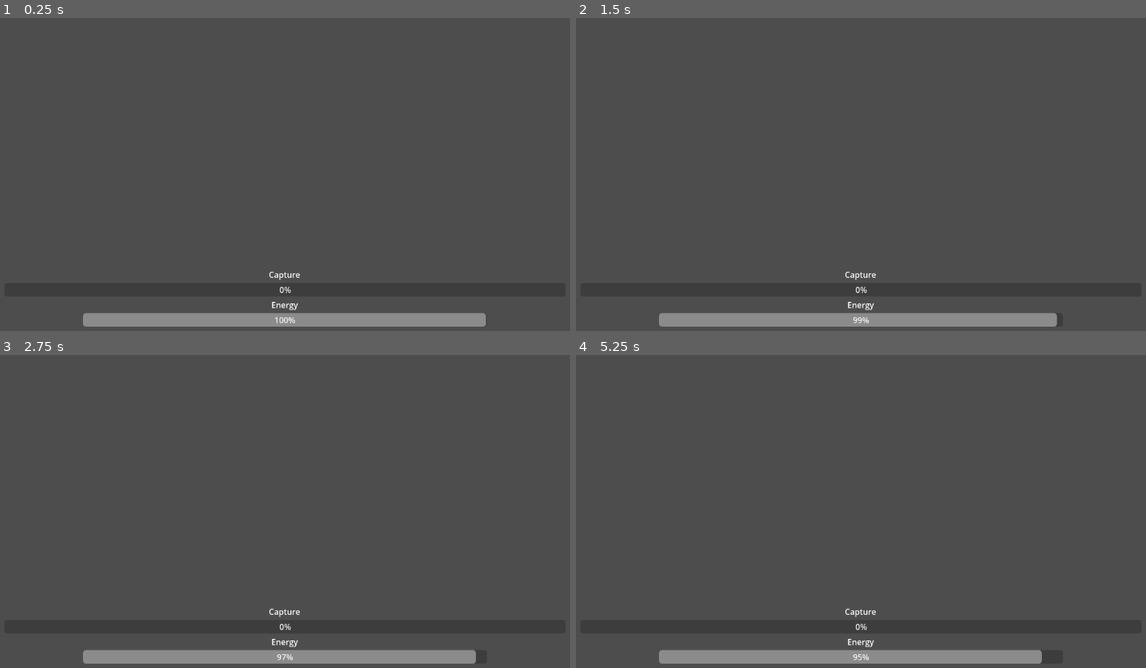
Above: before the commit, frames 1-4 (two rows, left to right).
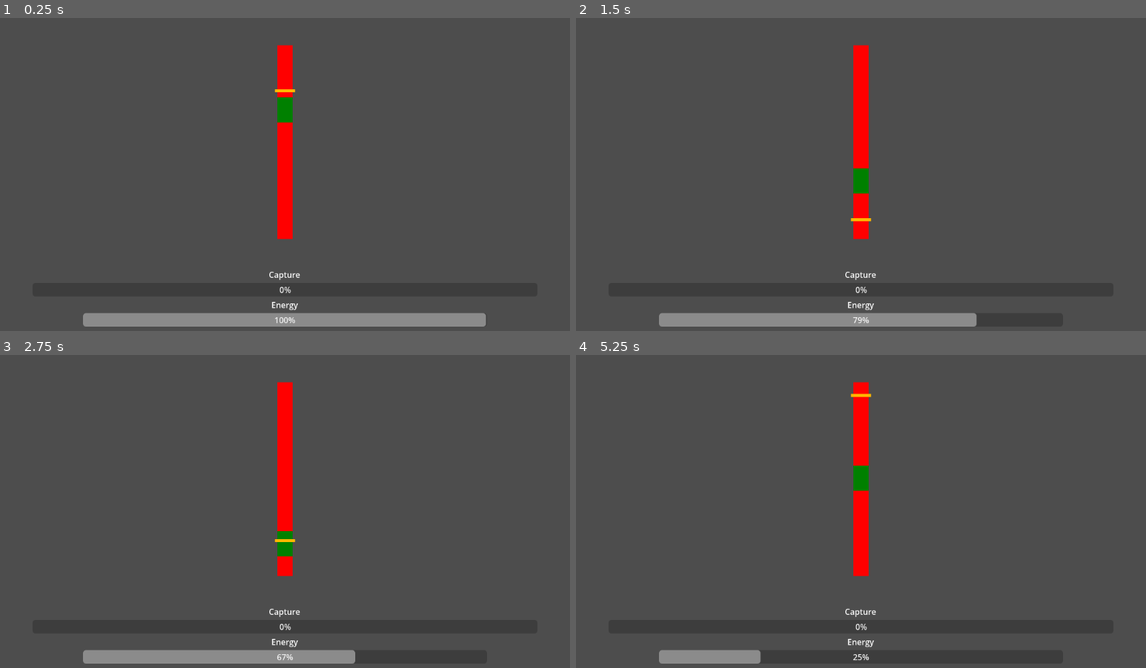
Above: after the commit, the same moments.

Repository: LeSaintRizBleu/poisson
Game: Godot game, scene res://core/fishing/FishingGame.tscn
The game is run twice, just before and just after one commit, with the same random seed, the same clock (stepped at 60 frames per second) and the same inputs. This scene is started directly instead of the project's main scene.
Inputs (mouse positions are in pixels of both pictures, inside the frame that each line leads up to):
- Up to frame 1 (0.25 s): no input
- Up to frame 2 (1.5 s): move the mouse to (986, 155) at 0.52 s; click (986, 155) at 0.67 s; move the mouse to (747, 190) at 1.27 s; click (747, 190) at 1.42 s
- Up to frame 3 (2.75 s): tap Enter at 2 s; move the mouse to (342, 439) at 2.02 s; click (342, 439) at 2.17 s
- Up to frame 4 (5.25 s): tap Space at 2.75 s; move the mouse to (832, 577) at 2.77 s; click (832, 577) at 2.92 s; move the mouse to (1037, 558) at 3.52 s; click (1037, 558) at 3.67 s; move the mouse to (684, 461) at 4.27 s; click (684, 461) at 4.42 s; tap Enter at 5 s; move the mouse to (889, 511) at 5.02 s; click (889, 511) at 5.17 s

The runs differ from the first frame. In frame 1, 1.7% of the frame differs, in the area x 48-52%, y 8-71%; in frame 2, 2.3%; in frame 3, 2.6%; in frame 4, 3.8%, in the area x 32-82%, y 8-99%.
Error before the commit: Invalid access to property or key 'success' on a base object of type 'Nil'. (res://core/fishing/fishing_game.gd:25)

Commit message:
rebuild minigame system

Diff:
--- a/core/fishing/FishingGame.tscn
+++ b/core/fishing/FishingGame.tscn
@@ -34,7 +34,9 @@
 horizontal_alignment = 1
 
 [node name="CaptureBar" type="ProgressBar" parent="MarginContainer/VBoxContainer/VBoxContainer" unique_id=2135586464]
+custom_minimum_size = Vector2(1000, 0)
 layout_mode = 2
+size_flags_horizontal = 4
 
 [node name="EnergyLabel" type="Label" parent="MarginContainer/VBoxContainer/VBoxContainer" unique_id=1132918126]
 layout_mode = 2
--- a/core/fishing/FishingMinigame.gd
+++ b/core/fishing/FishingMinigame.gd
@@ -1,5 +1,9 @@
+@abstract
 extends Node
 class_name FishingMinigame
 
 signal fail
 signal success
+
+@abstract func start() -> void
+@abstract func stop() -> void
--- a/core/fishing/fishing_game.gd
+++ b/core/fishing/fishing_game.gd
@@ -18,16 +18,22 @@
 var catch_popup: PackedScene = preload("res://core/ui/popup/CatchPopUp.tscn")
 var escape_popup: PackedScene = preload("res://core/ui/popup/EscapePopUp.tscn")
 
+var minigames: Array = ["res://core/fishing/slider/SliderGame.tscn"]
 var minigame: FishingMinigame
 
 func _ready() -> void:
-	# TODO load game in
+	var game_url: String = minigames.pick_random()
+	var temp: PackedScene = load(game_url)
+	minigame = temp.instantiate()
 	minigame.success.connect(_on_success)
 	minigame.fail.connect(_on_fail)
+	game_container.add_child(minigame)
 
 	var fish: String = get_random_fish()
 	var url: String = "res://resources/fishesInfo/" + fish + ".tres"
 	fish_info = load(url)
+
+	minigame.start()
 
 func _process(delta: float) -> void:
 	_process_energy(delta)
@@ -53,11 +59,15 @@
 		return "test2"
 
 func catch() -> void:
+	minigame.stop()
+	is_pause = true
 	var instance: CatchPopUp = catch_popup.instantiate()
 	instance.fish_info = fish_info
 	add_child(instance)
 
 func escape() -> void:
+	minigame.stop()
+	is_pause = true
 	var instance: EscapePopUp = escape_popup.instantiate()
 	add_child(instance)
 
--- a/core/fishing/slider/Slider.tscn
+++ b/core/fishing/slider/Slider.tscn
@@ -31,7 +31,7 @@
 "times": PackedFloat32Array(0, 1, 2),
 "transitions": PackedFloat32Array(1, 1, 1),
 "update": 0,
-"values": [Vector2(0, 5), Vector2(0, 497), Vector2(0, 5)]
+"values": [Vector2(0, 0), Vector2(0, 384), Vector2(0, 0)]
 }
 
 [sub_resource type="AnimationLibrary" id="AnimationLibrary_lhvr2"]
@@ -54,14 +54,13 @@
 
 [node name="MovingPart" type="Control" parent="." unique_id=190198152]
 anchors_preset = 0
-offset_top = 5.0
 offset_right = 40.0
-offset_bottom = 44.99981
+offset_bottom = 39.999737
 
 [node name="ColorRect" type="ColorRect" parent="MovingPart" unique_id=7849121]
 layout_mode = 0
 offset_left = -5.0
-offset_top = -5.0
+offset_top = -3.0
 offset_right = 35.0
-offset_bottom = 1.0
+offset_bottom = 3.0
 color = Color(1, 0.7176471, 0, 1)
--- a/core/fishing/slider/FishingBar.gd
+++ b/core/fishing/slider/SliderGame.gd
@@ -1,24 +1,19 @@
 class_name FishingBar
-extends MarginContainer
+extends FishingMinigame
 
 @onready var green_zones: Control = $GreenZones
 @onready var slider: FishingSlider = $Slider
 
 var green_zones_list: Array = []
 
-var fish_info: FishInfo
 var difficulty: int
-var bar_size: int
-var bar_speed: float
+var bar_size: int = 50
+var bar_speed: float = 1.0
 
-signal success
-signal fail
+var is_pause: bool = false
 
-func init(fish_info_init: FishInfo) -> void:
-	fish_info = fish_info_init
-	difficulty = fish_info.get_difficulty()
-	bar_size = fish_info.get_bar_size()
-	bar_speed = fish_info.get_bar_speed()
+func start() -> void:
+	difficulty = randi_range(1, 2)
 	add_green_zone()
 	slider.set_speed(bar_speed)
 	slider.start_movement()
@@ -30,14 +25,15 @@
 		_add_random_green_zone()
 
 func _add_sym_green_zone() -> void:
-	var pos1: int = randi_range(0, 250 - bar_size)
-	var pos2: int = 500 - bar_size - pos1
+	var pos1: int = randi_range(0, 192 - bar_size)
+	var pos2: int = 384 - bar_size - pos1
 	_add_green_zone_to_slider(pos1)
 	_add_green_zone_to_slider(pos2)
 
 func _add_random_green_zone() -> void:
-	var pos: int = randi_range(0, 500 - bar_size)
+	var pos: int = randi_range(0, 384 - bar_size)
 	_add_green_zone_to_slider(pos)
+
 
 func _add_green_zone_to_slider(pos: int) -> void:
 	green_zones_list.append({"pos": pos, "size": bar_size})
@@ -52,7 +48,9 @@
 	for node in green_zones.get_children():
 		green_zones.remove_child(node)
 
+
 func reload() -> void:
+	if is_pause: return
 	clear_green_zone()
 	add_green_zone()
 
@@ -77,4 +75,5 @@
 	reload()
 
 func stop() -> void:
+	is_pause = true
 	slider.stop()
--- a/core/fishing/slider/FishingBar.tscn
+++ b/core/fishing/slider/SliderGame.tscn
@@ -1,21 +1,21 @@
 [gd_scene format=3 uid="uid://by46nm7dmma85"]
 
-[ext_resource type="Script" uid="uid://3i65lh5b7xj4" path="res://core/fishing/slider/FishingBar.gd" id="1_cq5jq"]
+[ext_resource type="Script" uid="uid://3i65lh5b7xj4" path="res://core/fishing/slider/SliderGame.gd" id="1_cq5jq"]
 [ext_resource type="PackedScene" uid="uid://d1wbtk4q35ftg" path="res://core/fishing/slider/Slider.tscn" id="2_6kii7"]
 
 [node name="FishingBar" type="MarginContainer" unique_id=2067772097]
-offset_right = 30.0
-offset_bottom = 500.0
+offset_right = 130.0
+offset_bottom = 483.0
 size_flags_horizontal = 4
 size_flags_vertical = 4
 theme_override_constants/margin_left = 50
 theme_override_constants/margin_top = 50
 theme_override_constants/margin_right = 50
-theme_override_constants/margin_bottom = 50
+theme_override_constants/margin_bottom = 49
 script = ExtResource("1_cq5jq")
 
 [node name="ColorRect" type="ColorRect" parent="." unique_id=364840480]
-custom_minimum_size = Vector2(30, 500)
+custom_minimum_size = Vector2(30, 384)
 layout_mode = 2
 color = Color(1, 0, 0, 1)
 
--- a/core/map/Map.gd
+++ b/core/map/Map.gd
@@ -3,7 +3,7 @@
 
 var inventory_url: String = "res://core/ui/inventory/Inventory.tscn"
 var aquarium_url: String = "res://core/aquarium/Aquarium.tscn"
-var fishing_url: String = "res://core/fishing/Fishing.tscn"
+var fishing_url: String = "res://core/fishing/FishingGame.tscn"
 
 func _on_inventory_pressed() -> void:
 	get_tree().change_scene_to_file(inventory_url)
--- a/project.godot
+++ b/project.godot
@@ -25,6 +25,7 @@
 
 [debug]
 
+gdscript/warnings/unused_signal=0
 gdscript/warnings/untyped_declaration=2
 gdscript/warnings/unsafe_property_access=2
 gdscript/warnings/unsafe_method_access=2
Renamed: core/fishing/slider/FishingBar.gd.uid -> core/fishing/slider/SliderGame.gd.uid
Not shown: 1 places in resources/fishesInfo/test2.tres that only renumber resources
